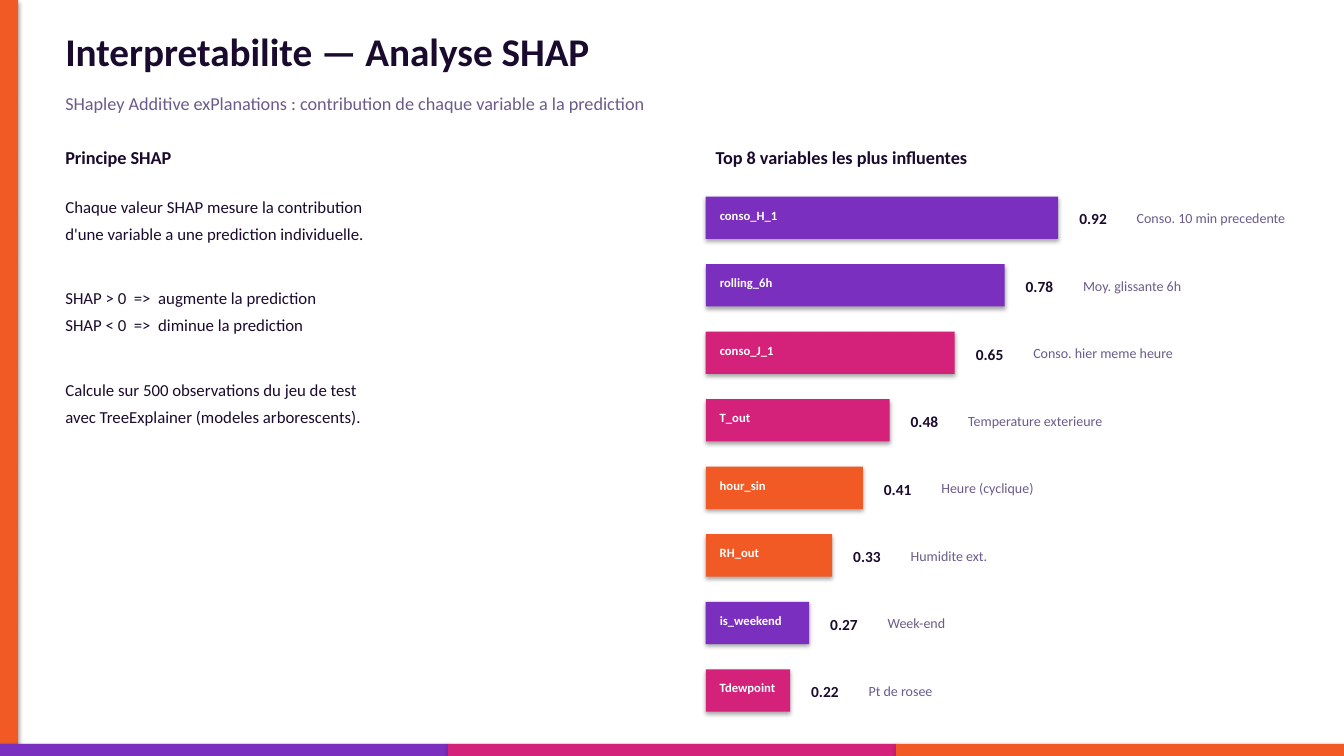
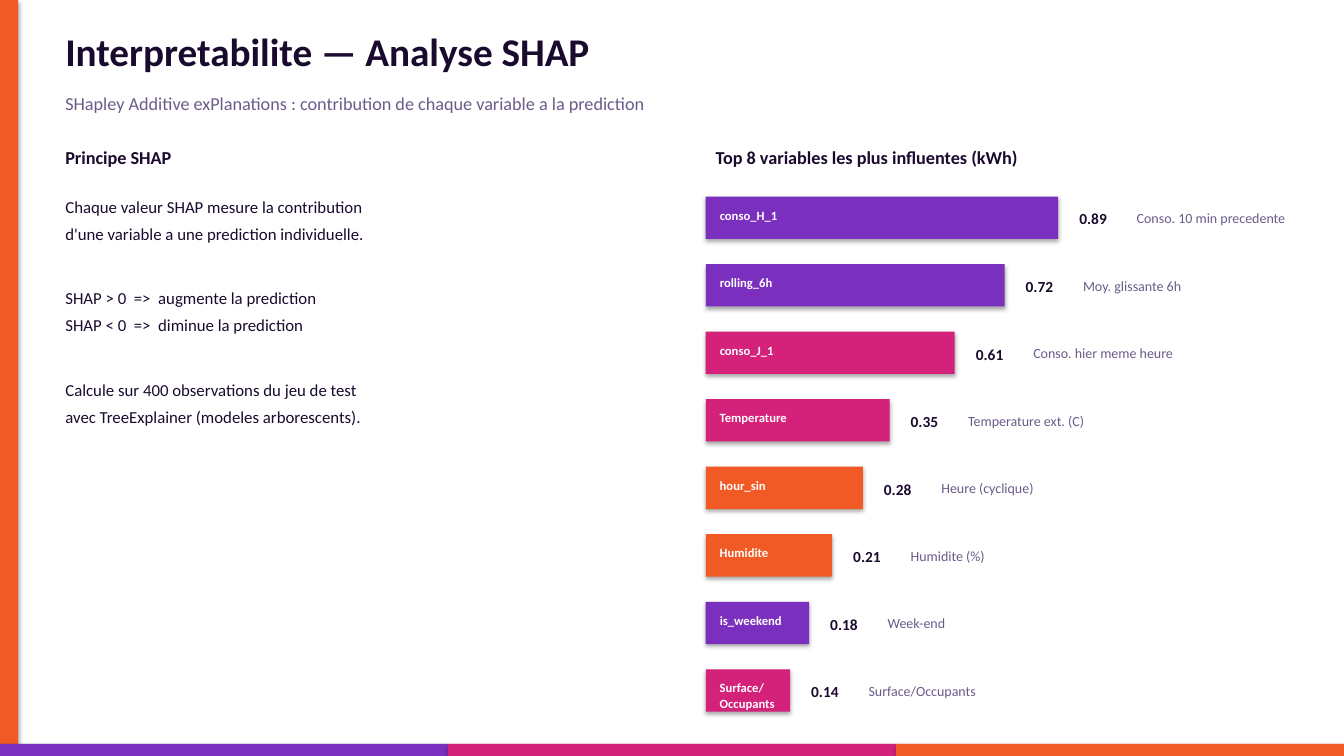
Before and after one commit to awa-creator/dashboard-energie-groupe6, a slide deck: slide 7 of Presentation_Groupe6_Prediction_Energetique.pptx. Drawn at 1344x756 pixels with LibreOffice and Linux fonts; fonts in the diff are those of the drawing. Boxes give left, top, right and bottom in pixels: in the first picture for what was removed or moved away, otherwise in the second. Text is boxed around its words. In the diff, an @@ line names an element or a change of style, - is before the commit and + after.

```diff
--- a/Presentation_Groupe6_Prediction_Energetique.pptx
+++ b/Presentation_Groupe6_Prediction_Energetique.pptx
@@ text at (x1=716, y1=150, x2=1017, y2=167): text changed @@
-Top 8 variables les plus influentes
+Top 8 variables les plus influentes (kWh)
@@ text at (x1=1079, y1=213, x2=1107, y2=224): text changed @@
-0.92
+0.89
@@ text at (x1=1026, y1=282, x2=1054, y2=292): text changed @@
-0.78
+0.72
@@ text at (x1=976, y1=349, x2=1004, y2=360): text changed @@
-0.65
+0.61
@@ text at (x1=65, y1=384, x2=357, y2=399): text changed @@
-Calcule sur 500 observations du jeu de test
+Calcule sur 400 observations du jeu de test
@@ text at (x1=720, y1=413, x2=787, y2=424): text changed @@
-T_out
+Temperature
@@ text at (x1=911, y1=417, x2=939, y2=427): text changed @@
-0.48
+0.35
@@ text at (x1=968, y1=416, x2=1084, y2=428): text changed @@
-Temperature exterieure
+Temperature ext. (C)
@@ text at (x1=884, y1=484, x2=912, y2=495): text changed @@
-0.41
+0.28
@@ text at (x1=720, y1=548, x2=769, y2=557): text changed @@
-RH_out
+Humidite
@@ text at (x1=853, y1=552, x2=881, y2=562): text changed @@
-0.33
+0.21
@@ text at (x1=911, y1=551, x2=963, y2=561): text changed @@
-Humidite ext.
+Humidite (%)
@@ text at (x1=830, y1=619, x2=858, y2=630): text changed @@
-0.27
+0.18
@@ text at (x1=720, y1=683, x2=775, y2=710): text changed @@
-Tdewpoint
+Surface/Occupants
@@ text at (x1=811, y1=687, x2=839, y2=697): text changed @@
-0.22
+0.14
@@ text at (x1=869, y1=686, x2=976, y2=698): text changed @@
-Pt de rosee
+Surface/Occupants
```
Also in this commit, not shown: 9 other slides changed, 2 other files.
